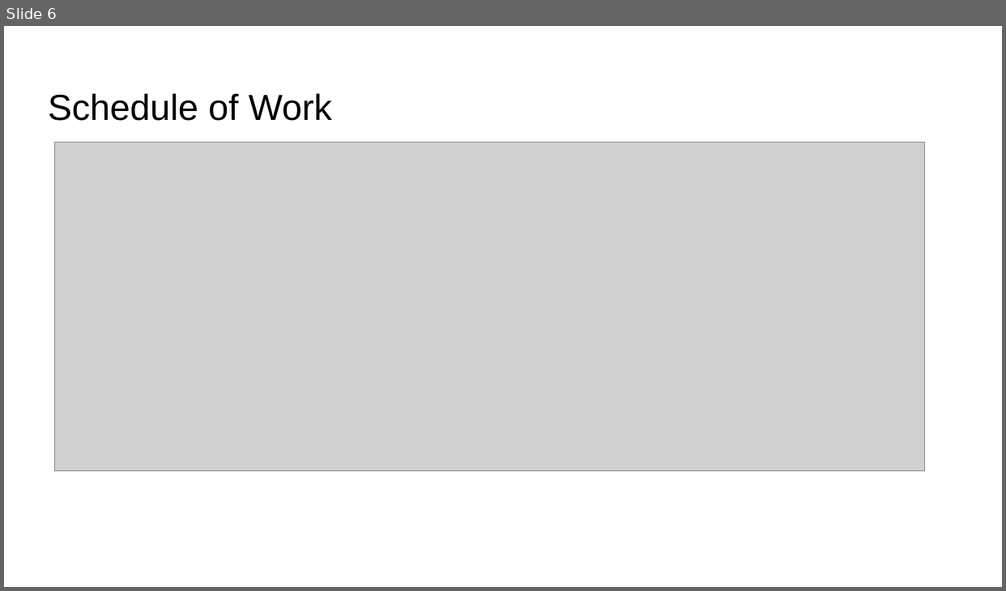
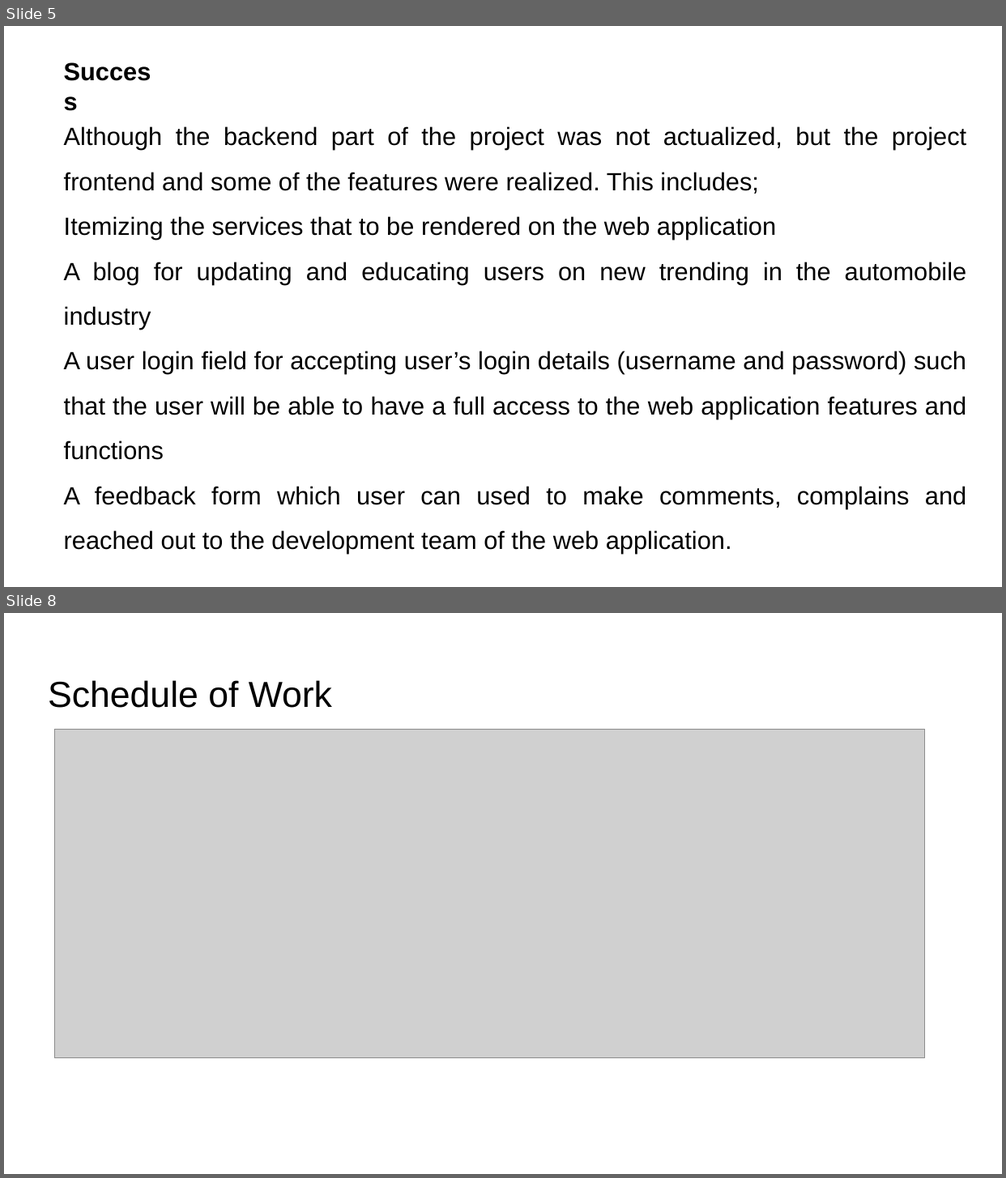
Before and after one commit to lanre2nite/aa-automobile_workshop, a slide deck: Presentation-Slide.pptx. Shown one above the other, each under a label of ours: slide 6 before the commit, slides 5 and 8 after it; the slides between them are not shown. The pictures are 1006x591 and 1006x1178 pixels, drawn with LibreOffice and Linux fonts; fonts in the diff are those of the drawing; grey boxes stand for pictures. Boxes give left, top, right and bottom in pixels: in the first picture for what was removed or moved away, otherwise in the second. Text is boxed around its words. In the diff, an @@ line names an element or a change of style, - is before the commit and + after.

```diff
--- a/Presentation-Slide.pptx
+++ b/Presentation-Slide.pptx
@@ slide 5 added at (x1=4, y1=26, x2=1002, y2=587), background #FFFFFF @@
@@ text added at (x1=54, y1=51, x2=175, y2=89), 18 pt, text #000000, bold @@
+Success
@@ text added at (x1=64, y1=126, x2=967, y2=509), 18 pt, text #000000 @@
+Although the backend part of the project was not actualized, but the project frontend and some of the features were realized. This includes;
+Itemizing the services that to be rendered on the web application
+A blog for updating and educating users on new trending in the automobile industry
+A user login field for accepting user’s login details (username and password) such that the user will be able to have a full access to the web application features and functions
+A feedback form which user can used to make comments, complains and reached out to the development team of the web application.
@@ what was slide 6 is now slide 8 @@
```
Also in this commit, not shown: 4 slides changed, 1 other slide added, 4 other files.
